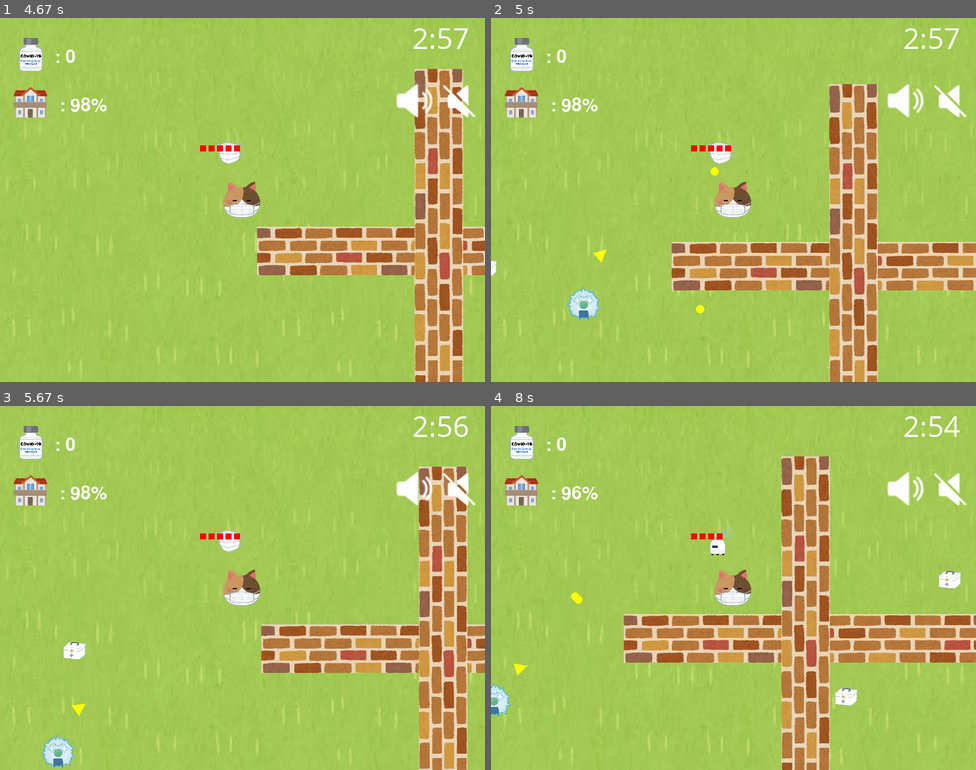
Above: before the commit, frames 1-4 (two rows, left to right).
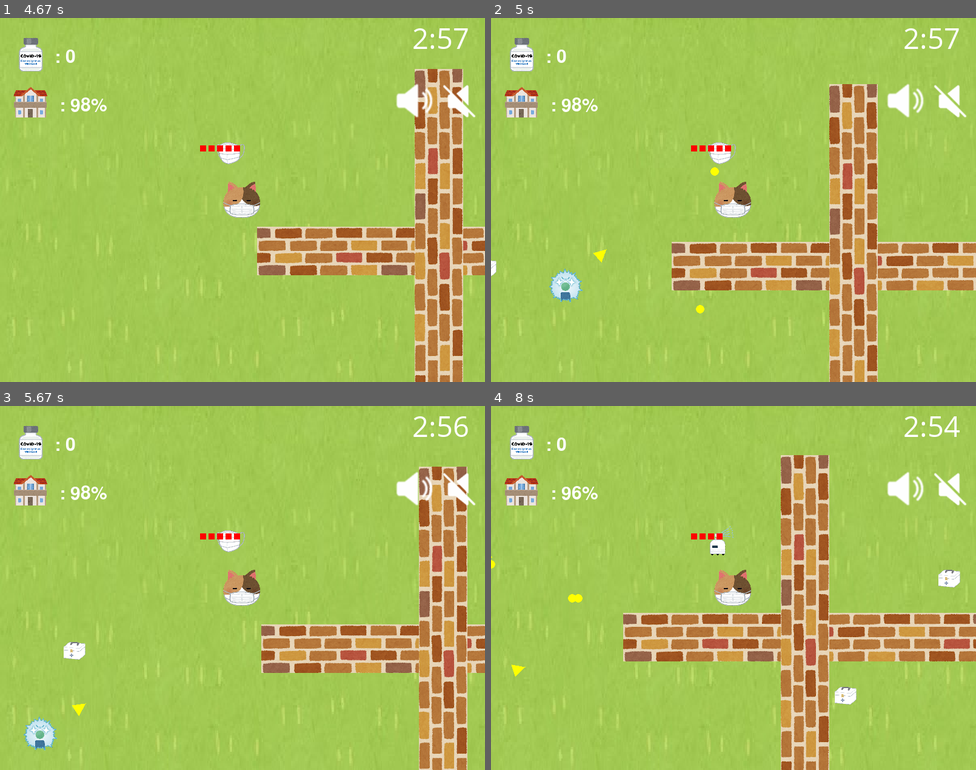
Above: after the commit, the same moments.

Repository: leo271828/PyGame_7-1_VaccineGame
Game: pygame game, started from main.py
The game is run twice, just before and just after one commit, with the same random seed, the same clock (stepped at 60 frames per second) and the same inputs.
Inputs (mouse positions are in pixels of both pictures, inside the frame that each line leads up to):
- Up to frame 1 (4.67 s): tap Enter at 0.33, 2.07 s; tap Keypad Enter at 0.67, 2.6 s; move the mouse to (227, 138) at 3.3 s; click (227, 138) at 3.35 s; hold D 3.63-4.1 s; tap F at 3.7, 4, 4.2, 4.53 s; hold W 4.13-4.43 s; hold D from 4.47 s (still down)
- Up to frame 2 (5 s): tap F at 4.83 s; release D at 4.93 s; hold A from 4.97 s (still down)
- Up to frame 3 (5.67 s): tap F at 5.03, 5.33, 5.6 s; release A at 5.5 s; hold S from 5.53 s (still down)
- Up to frame 4 (8 s): release S at 5.83 s; hold A 5.87-6.27 s; tap F at 5.93, 6.23, 6.37, 6.77, 7.07, 7.43, 7.83 s; hold W 6.3-6.67 s; hold D 6.7-7.33 s; hold S 7.37-7.73 s; hold A from 7.77 s (still down)

Frame 1 is identical in both runs. In frame 2, 0.8% of the frame differs, in the area x 12-23%, y 68-84%; in frame 3, 0.8%; in frame 4, 5.1%, in the area x 0-100%, y 13-100%.

Commit message:
Add files via upload

Diff:
--- a/main.py
+++ b/main.py
@@ -47,6 +47,16 @@
 
         #物件初始化
         self.clock = pygame.time.Clock()
+        # 音檔
+        pygame.mixer.music.load('data/sound/background.wav')
+        pygame.mixer.music.set_volume(0.2)
+
+        self.shoot_sound = pygame.mixer.Sound('data/sound/shoot.wav')
+        self.shoot_sound.set_volume(0.2)
+        self.lose_sound = pygame.mixer.Sound('data/sound/lose.wav')
+        self.lose_sound.set_volume(0.2)
+        self.win_sound = pygame.mixer.Sound('data/sound/win.wav')
+        self.win_sound.set_volume(0.2)
 
     def repaint(self, screen):
         '''將各個物件顯示到螢幕上。position為視野的座標，將此變數傳到各個物件，使物件在相對於座標的地方進行繪圖。repaint繼承自GameObject'''
@@ -126,6 +136,8 @@
         for event in pygame.event.get():
             if event.type == pygame.KEYDOWN:
                 if event.key == pygame.K_RETURN or event.key == pygame.K_KP_ENTER:
+                    self.win_sound.stop()
+                    self.lose_sound.stop()
                     root.begin()
 
     def reset(self):
@@ -147,13 +159,7 @@
         house_time = 0
         self.reset()
         pygame.mixer.init()
-
-        # 音檔
-        pygame.mixer.music.load('data/sound/background.wav')
-        pygame.mixer.music.set_volume(0.2)
         pygame.mixer.music.play(-1)
-        self.shoot_sound = pygame.mixer.Sound('data/sound/shoot.wav')
-        self.shoot_sound.set_volume(0.2)
 
         while not self.done:
             self.clock.tick(FPS)
@@ -185,15 +191,11 @@
             elif self.player.blood <= 0 or self.field.house.heart <= 0 or timeup:
                 play = 0
                 # 音檔
-                lose_sound = pygame.mixer.Sound('data/sound/lose.wav')
-                lose_sound.set_volume(0.2)
-                lose_sound.play()
+                self.lose_sound.play()
             elif self.field.house.total >= 100:
                 play = 2
                 # 音檔
-                win_sound = pygame.mixer.Sound('data/sound/win.wav')
-                win_sound.set_volume(0.2)
-                win_sound.play()
+                self.win_sound.play()
             else:
                 self.update()
                 self.repaint(self.screen)
--- a/monster.py
+++ b/monster.py
@@ -71,11 +71,11 @@
         self.speed = 1
         self.angle = 0
         self.color = [0, 0, 255]
-        self.r = enemy_wh[0]
+        self.r = enemy_wh[0]//2
         self.live = True
         self.blood = 1.0
         self.power = 1.0
-        self.range = lambda: 600 + self.player.level * 50 > self.distance(self)
+        self.range = lambda: 600  > self.distance(self)
         # 圖片
         self.person = pygame.transform.scale(Sick_person, enemy_wh)
         self.enemy_easy = pygame.transform.scale(enemy_easy, enemy_wh)
@@ -95,8 +95,8 @@
             self.color = [255, 255, 0]
 
     def repaint(self, screen, position):
-        p = super().repaint(screen, position)
-        screen.blit(self.image, (p))
+        x,y = super().repaint(screen, position)
+        screen.blit(self.image, (x - enemy_wh[0] // 2,y - enemy_wh[1]//2))
 
     def move(self, angle, step):
         self.x += step * math.cos(angle)
--- a/player.py
+++ b/player.py
@@ -77,8 +77,6 @@
         for b in self.bullet:
             b.repaint(screen, position, self.gun_change)
 
-
-
         b = -1
         # 繪製血量
         for b in range(int(self.blood)):
@@ -125,7 +123,6 @@
         super().update(lambda: self.master.field.touch(self))
         now = pygame.time.get_ticks()
         self.cooldown = self.map(0, self.CD, 0, 1, min(now - self.last_shut, self.CD))
-
         # 如果正在發射狀態就執行
         if self.shuting:
             self.shut()
--- a/wall.py
+++ b/wall.py
@@ -71,7 +71,7 @@
             paint_e = e.copy()
             paint_e.x += x
             paint_e.y += y
-            pygame.draw.rect(screen, self.color, paint_e)
+            pygame.draw.rect(screen,[156,168,184], paint_e)
         for wall in self.live_walls:
             wall.repaint(screen, position)
 
@@ -110,10 +110,10 @@
             y = min(r.y+r.h, person.y)
             y = max(r.y, y)
             distance = ((person.x - x)**2 + (person.y - y)**2) ** 0.5
-            if distance < person.r:
+            if distance < person.r+30:
                 return True
-        else:
-             return False
+            else:
+                return False
 
 class House(GameObject):
     def __init__(self, master):
